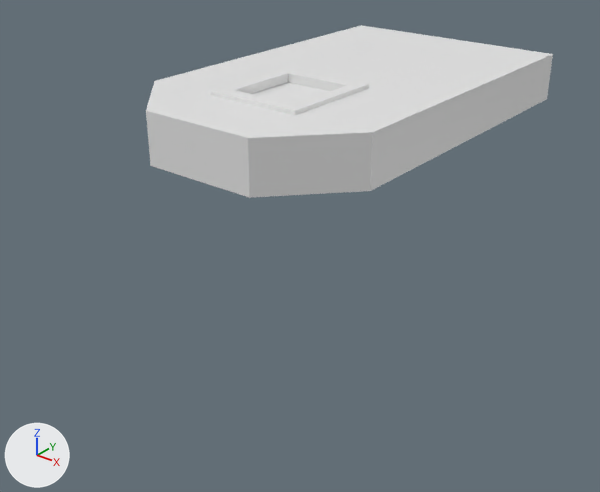
Two versions of the OBJ model models_obj/sunken_stadium_port_door.obj, one commit apart.
The view is the same before and after, from a 50 mm lens placed at (1.023, -2.424, 0.647), pointed at (-0.327, -0.737, -0.399). Lighting does not change. The marker at lower left points along +X, +Y and +Z. The older version comes first. Where no turn or scale is listed for an object, it has been applied to the vertices.

Names of what the first picture shows: 'sunken_stadium_port.DOOR_SWING_Cube##0#1#0#-1.0', 'sunken_stadium_port.DOOR_SWING_Cube##0#2#1#-1.0'.
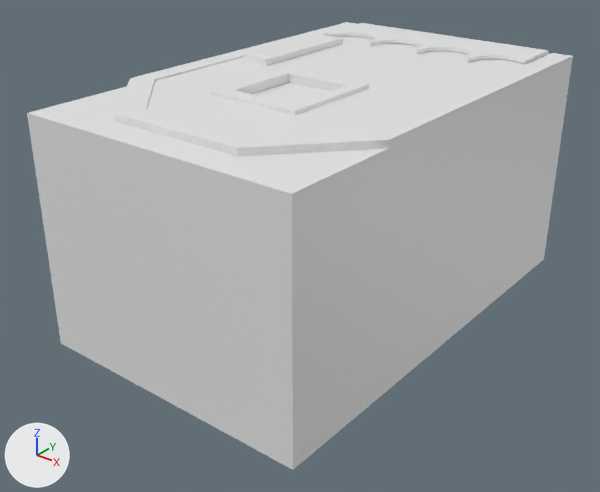
Changed parts and their boxes (x1, y1, x2, y2) in the pictures (600 x 492 px):
'Cube.001##0#1#0#-1.0', added: after (27, 22, 573, 470)
'sunken_stadium_port.DOOR_SWING_Cube##0#3#2#-1.0', added: after (245, 23, 549, 66)
'Cube.001#general_luminosity#99#1#1#-1.0', added: after (146, 33, 329, 109)
part 1 of me_sunken_stadium_port_door_swing_cube__0_1_0__1_0, built on: before (146, 25, 407, 110); after (147, 35, 373, 110)

Edits to the bpy script that builds the scene:
```text
Change me_sunken_stadium_port_door_swing_cube__0_1_0__1_0:
    used by ob_sunken_stadium_port_door_swing_cube__0_1_0__1_0; location = (0.0, 0.0, 0.0)
    remove me_sunken_stadium_port_door_swing_cube__0_1_0__1_0.from_pydata(...)  # 32 vertices, 58 faces; spans x -0.664..0.043, y -1.143..0.028, z -0.07..0.08
    add me_sunken_stadium_port_door_swing_cube__0_1_0__1_0.from_pydata(...)  # 36 vertices, 64 faces; spans x -0.664..0.043, y -1.143..0.028, z -0.07..0.08
    me_sunken_stadium_port_door_swing_cube__0_1_0__1_0 part 1
    2 faces are deleted
    4 vertices are added at (-0.538, -0.258, 0.07), (-0.538, -0.628, 0.07), (-0.62, -0.628, 0.07), (-0.62, -0.258, 0.07)
    8 new faces join them
Add me_sunken_stadium_port_door_swing_cube__0_3_2__1_0:
    me_sunken_stadium_port_door_swing_cube__0_3_2__1_0.from_pydata(...)  # 166 vertices, 322 faces; spans x -0.651..0.034, y -0.628..0.013, z 0.07..0.088
Add me_cube_001_general_luminosity_99_1_1__1_0:
    me_cube_001_general_luminosity_99_1_1__1_0.from_pydata(...)  # 14 vertices, 12 faces; spans x -0.666..0.045, y -1.142..0.027, z -0.021..0.074
Add me_cube_001__0_1_0__1_0:
    me_cube_001__0_1_0__1_0.from_pydata(...)  # 52 vertices, 84 faces; spans x -0.726..0.105, y -1.303..0.027, z -0.607..0.074
Add ob_sunken_stadium_port_door_swing_cube__0_3_2__1_0:
    ob_sunken_stadium_port_door_swing_cube__0_3_2__1_0 = bpy.data.objects.new('sunken_stadium_port.DOOR_SWING_Cube##0#3#2#-1.0', me_sunken_stadium_port_door_swing_cube__0_3_2__1_0)
    ob_sunken_stadium_port_door_swing_cube__0_3_2__1_0.location = (0.0, 0.0, 0.0)
Add ob_cube_001_general_luminosity_99_1_1__1_0:
    ob_cube_001_general_luminosity_99_1_1__1_0 = bpy.data.objects.new('Cube.001#general_luminosity#99#1#1#-1.0', me_cube_001_general_luminosity_99_1_1__1_0)
    ob_cube_001_general_luminosity_99_1_1__1_0.location = (0.0, 0.0, 0.0)
Add ob_cube_001__0_1_0__1_0:
    ob_cube_001__0_1_0__1_0 = bpy.data.objects.new('Cube.001##0#1#0#-1.0', me_cube_001__0_1_0__1_0)
    ob_cube_001__0_1_0__1_0.location = (0.0, 0.0, 0.0)
```
